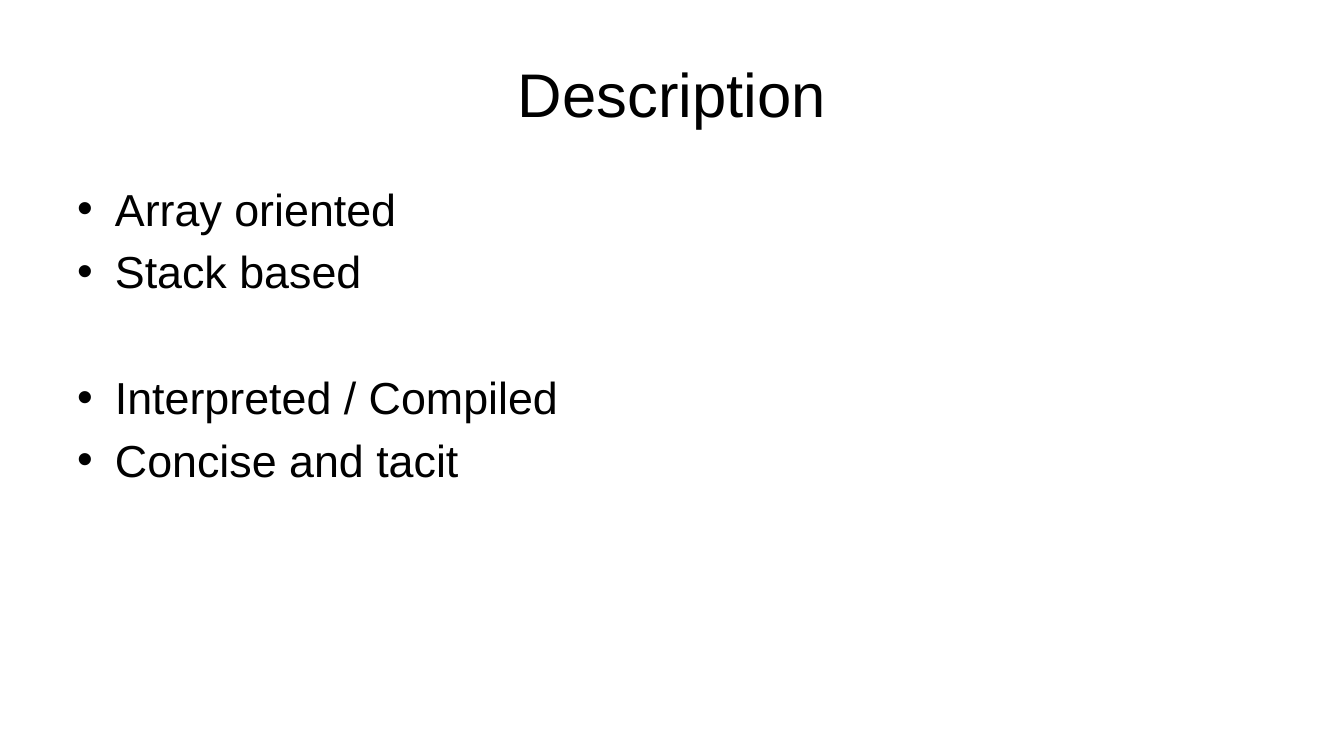
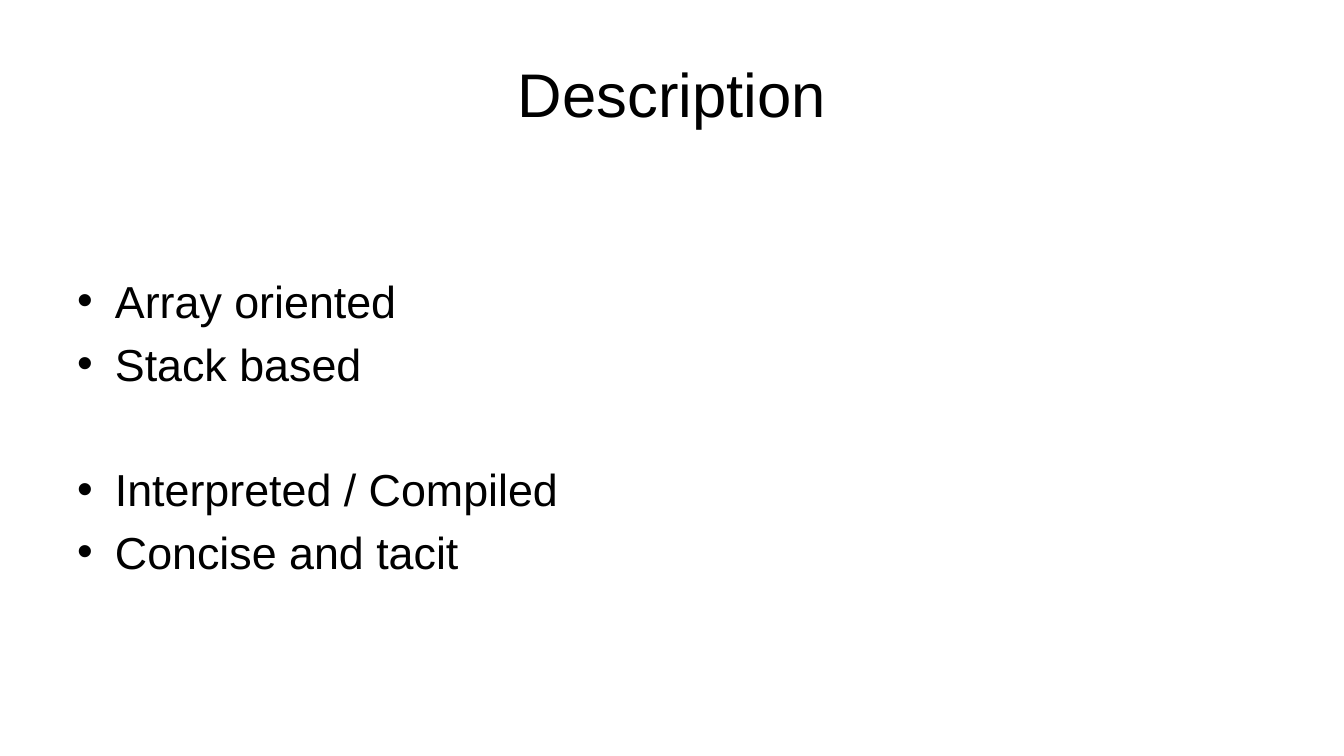
Before and after one commit to IEscher/PLM_uiua, a slide deck: slide 2 of documents/Presentation.pptx. Drawn at 1344x756 pixels with LibreOffice and Linux fonts; fonts in the diff are those of the drawing. Boxes give left, top, right and bottom in pixels: in the first picture for what was removed or moved away, otherwise in the second. Text is boxed around its words. In the diff, an @@ line names an element or a change of style, - is before the commit and + after.

```diff
--- a/documents/Presentation.pptx
+++ b/documents/Presentation.pptx
@@ text "Array oriented" at (115,285,558,570): vertical alignment top to middle @@
```
Also in this commit, not shown: 4 other slides changed, 1 slide added, 9 other files.
